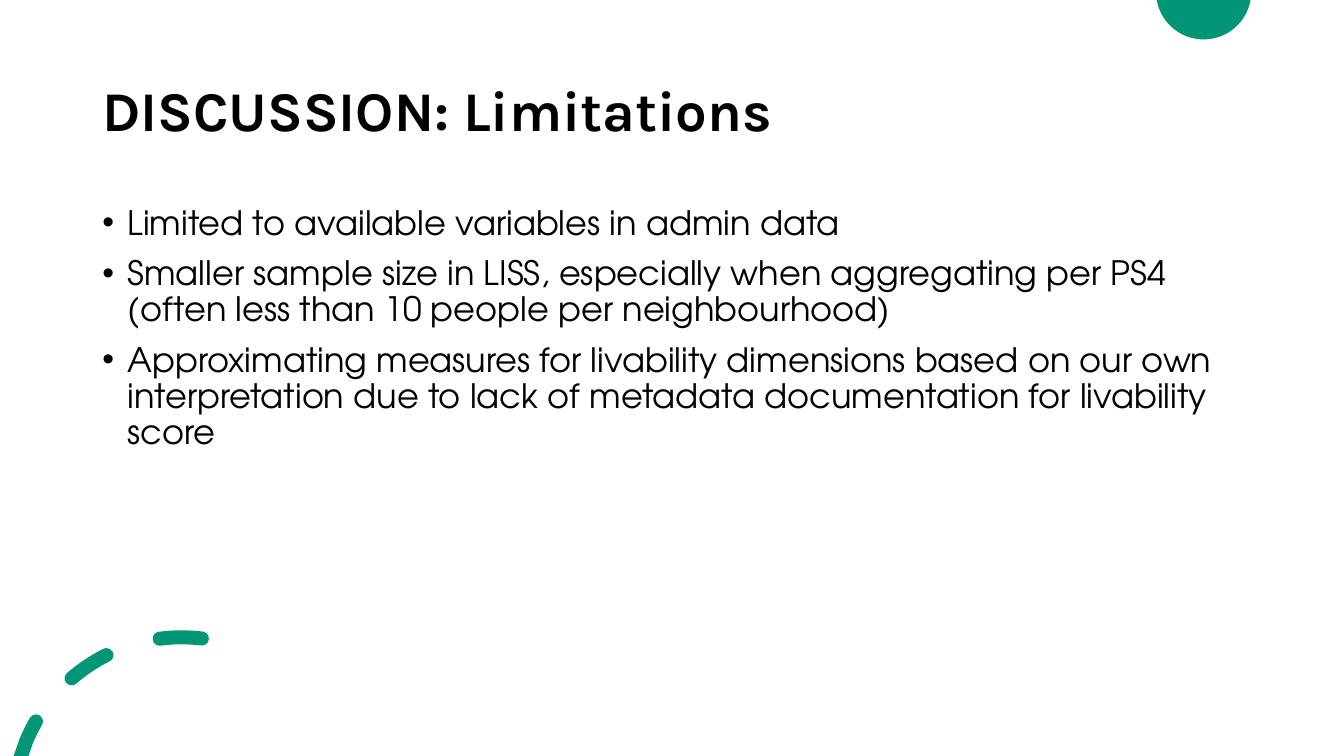
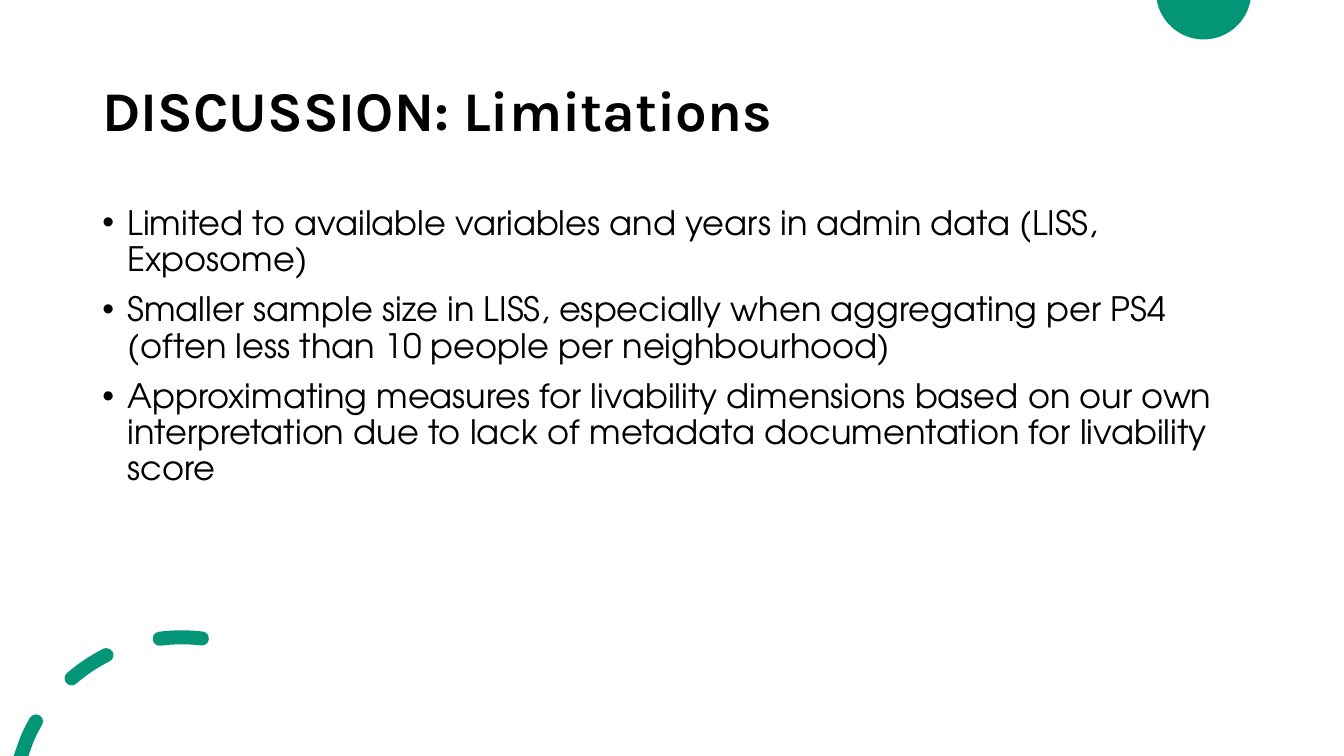
Before and after one commit to ilaluna/LIVING-SICSS, a slide deck: slide 14 of LIVING-SICCS.pptx. Drawn at 1344x756 pixels with LibreOffice and Linux fonts; fonts in the diff are those of the drawing. Boxes give left, top, right and bottom in pixels: in the first picture for what was removed or moved away, otherwise in the second. Text is boxed around its words. In the diff, an @@ line names an element or a change of style, - is before the commit and + after.

```diff
--- a/LIVING-SICCS.pptx
+++ b/LIVING-SICCS.pptx
@@ text at (128, 209, 1098, 279): text changed @@
-• Limited to available variables in admin data
+• Limited to available variables and years in admin data (LISS, Exposome)
```
Also in this commit, not shown: 2 other slides changed, 2 slides added.
